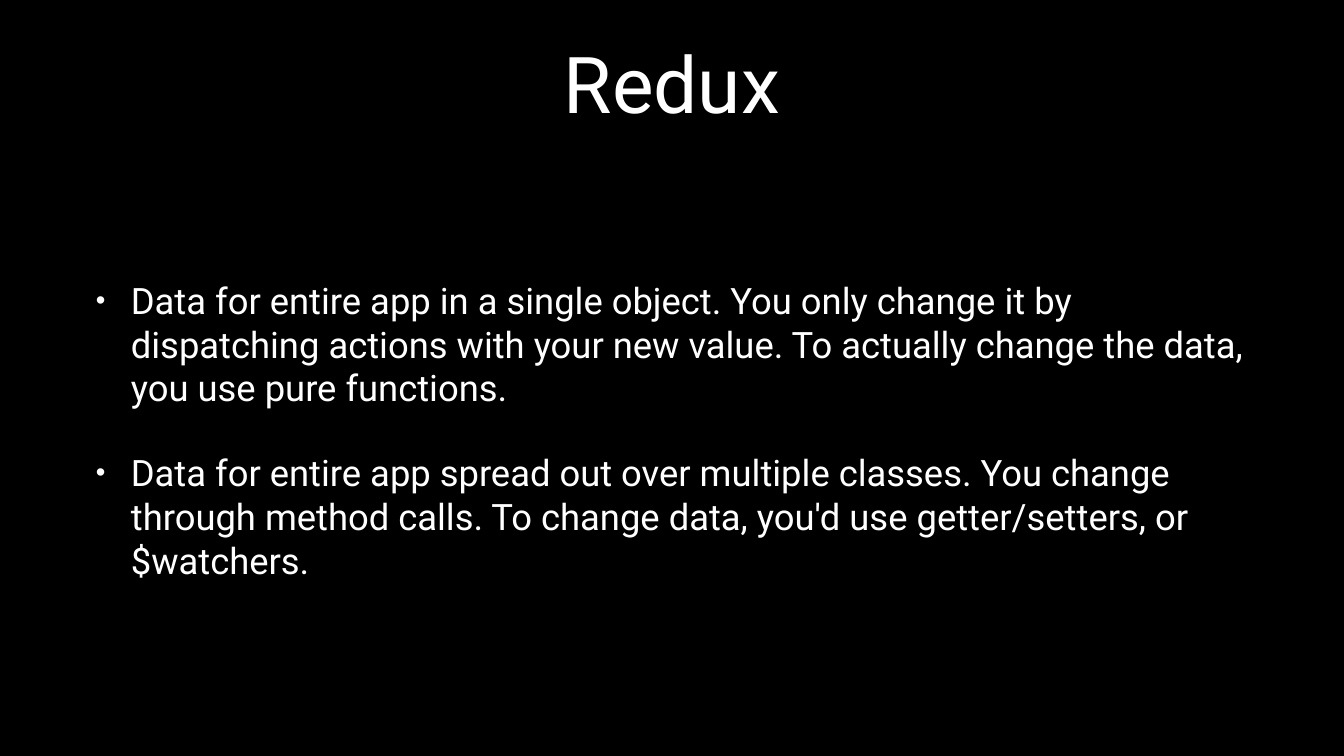
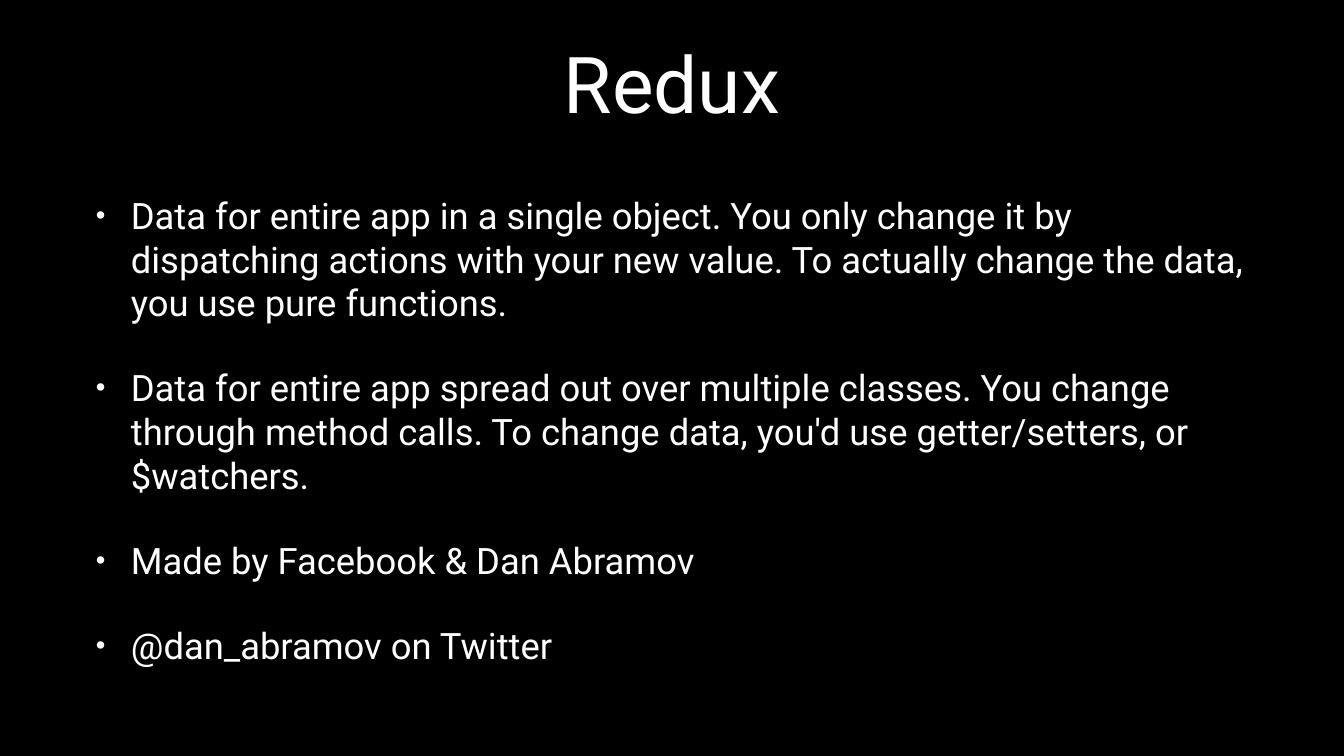
Before and after one commit to JesterXL/redux-ngredux-sagas-angular-presentation, a slide deck: slide 35 of redux-preso-nationjs-9.16.2016.pptx (slide 36 before the commit). Drawn at 1344x756 pixels with LibreOffice and Linux fonts; fonts in the diff are those of the drawing. Boxes give left, top, right and bottom in pixels: in the first picture for what was removed or moved away, otherwise in the second. Text is boxed around its words. In the diff, an @@ line names an element or a change of style, - is before the commit and + after.

```diff
--- a/redux-preso-nationjs-9.16.2016.pptx
+++ b/redux-preso-nationjs-9.16.2016.pptx
@@ text at [131, 546, 694, 667]: paragraphs added @@
+• Made by Facebook & Dan Abramov
+• @dan_abramov on Twitter
```
Also in this commit, not shown: 12 other slides changed, 7 slides added, 14 slides removed, 2 other files.
